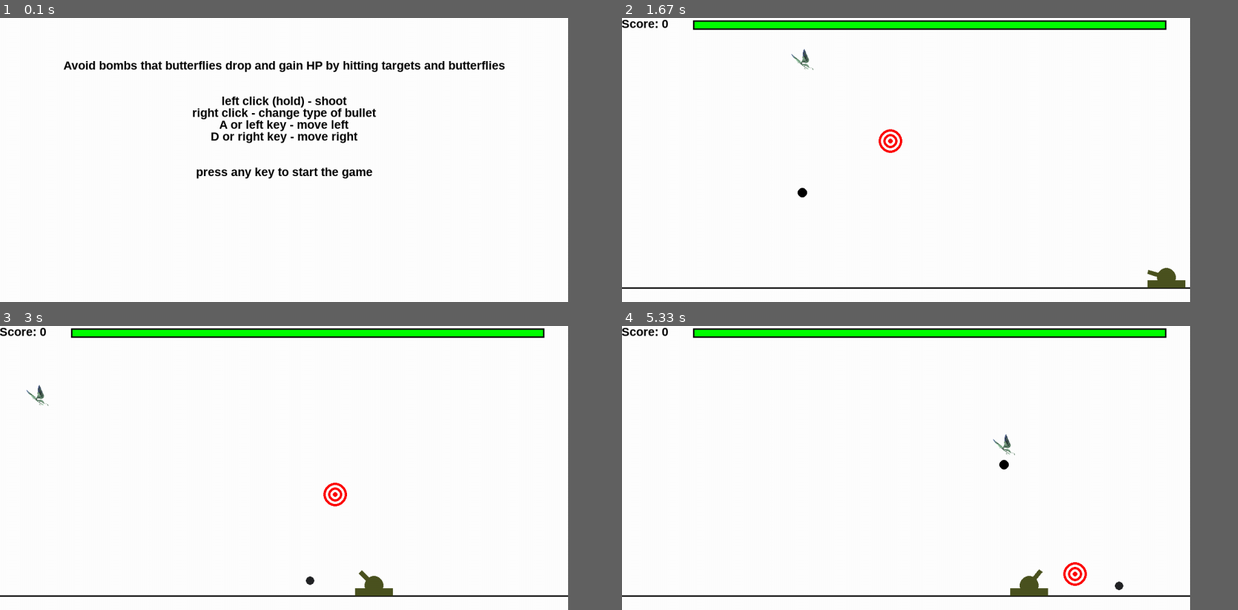
Above: before the commit, frames 1-4 (two rows, left to right).
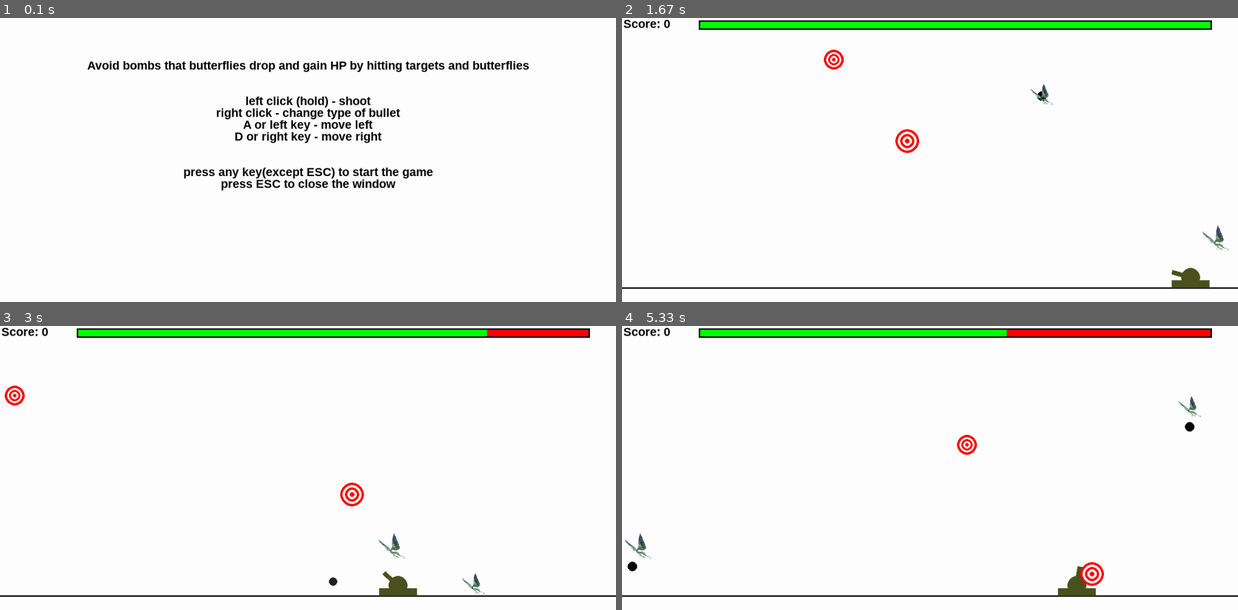
Above: after the commit, the same moments.

Repository: gnorayr/infa_2020_Gevorgyan
Game: pygame game, started from Lab 8 Cannon/Zibil.py
Same seed, same stepped clock (60 frames per second), same inputs: the game is played once before the commit and once after it.
Inputs (mouse positions are in pixels of both pictures, inside the frame that each line leads up to):
- Up to frame 1 (0.1 s): no input
- Up to frame 2 (1.67 s): hold Right 0.33-0.8 s; click (930, 177) at 0.88 s; hold Right 1.17-1.63 s; click (782, 162) at 1.25 s
- Up to frame 3 (3 s): hold Left 1.67-2.2 s; click (117, 425) at 1.75 s; hold Left 2.23-2.63 s; click (535, 567) at 2.32 s; hold Right from 2.67 s (still down); click (147, 362) at 2.75 s
- Up to frame 4 (5.33 s): release Right at 3.3 s; hold Left 3.33-3.8 s; click (782, 411) at 3.42 s; hold Right 3.83-4.3 s; click (936, 496) at 3.92 s; hold Right 4.33-4.8 s; click (911, 419) at 4.42 s; hold Left from 4.83 s (still down); click (1090, 513) at 4.92 s
In our replay, the window is 830x415 before the commit and 900x415 after it. These sizes can differ from the game's own. Grey fills any space a smaller window leaves; there, only what the larger window draws over its background counts as a difference.

The runs differ from the first frame. In frame 1, 5.1% of the frame differs, in the area x 10-86%, y 15-61%; in frame 2, 1.8%; in frame 3, 2.1%; in frame 4, 2.7%.

Commit message:
bugs fixed

Diff:
--- a/Lab 8 Cannon/Zibil.py
+++ b/Lab 8 Cannon/Zibil.py
@@ -9,7 +9,7 @@
 pygame.init()
 
 FPS = 60
-SCREEN_X, SCREEN_Y = 1200, 600
+SCREEN_X, SCREEN_Y = 1300, 600
 GROUND_Y = 19 * SCREEN_Y // 20
 
 screen = pygame.display.set_mode((SCREEN_X, SCREEN_Y))
@@ -21,10 +21,10 @@
         self.font = pygame.font.SysFont('arial', 25, True)
         self.score = 0
         self.cannon = Cannon(40, y=GROUND_Y)
-        self.targets = [Target()]
+        self.targets = [Target() for i in range(2)]
         self.bullets = []
         self.bombs = []
-        self.butterflies = [Butterfly()]
+        self.butterflies = [Butterfly() for i in range(2)]
 
     def score_count(self):
         text = self.font.render("Score: {}".format(self.score), True, BLACK)
@@ -37,7 +37,8 @@
         text_3 = self.font.render("right click - change type of bullet", True, BLACK)
         text_4 = self.font.render("A or left key - move left", True, BLACK)
         text_5 = self.font.render("D or right key - move right", True, BLACK)
-        text_6 = self.font.render("press any key to start the game", True, BLACK)
+        text_6 = self.font.render("press any key(except ESC) to start the game", True, BLACK)
+        text_7 = self.font.render("press ESC to close the window", True, BLACK)
 
         screen.blit(text_1, text_1.get_rect(center=(SCREEN_X // 2, SCREEN_Y // 4 - 50)))
         screen.blit(text_2, text_2.get_rect(center=(SCREEN_X // 2, SCREEN_Y // 4 + 25)))
@@ -45,6 +46,7 @@
         screen.blit(text_4, text_4.get_rect(center=(SCREEN_X // 2, SCREEN_Y // 4 + 75)))
         screen.blit(text_5, text_5.get_rect(center=(SCREEN_X // 2, SCREEN_Y // 4 + 100)))
         screen.blit(text_6, text_6.get_rect(center=(SCREEN_X // 2, SCREEN_Y // 4 + 175)))
+        screen.blit(text_7, text_7.get_rect(center=(SCREEN_X // 2, SCREEN_Y // 4 + 200)))
 
     def ground_draw(self):
         line(screen, BLACK, (0, GROUND_Y), (SCREEN_X, GROUND_Y), 3)
@@ -55,7 +57,7 @@
             self.butterflies.append(Butterfly())
 
     def add_target(self):
-        target_number = self.score // 10 + 1
+        target_number = self.score // 8 + 1
         if len(self.targets) < target_number:
             self.targets.append(Target())
 
@@ -74,7 +76,6 @@
                 self.cannon.draw()
                 self.cannon.health_draw()
                 self.score_count()
-                self.add_butterfly()
                 self.add_target()
 
                 if self.cannon.is_dead():
@@ -141,6 +142,8 @@
                     finished = True
                 elif event.type == pygame.KEYDOWN:
                     button_not_pressed = False
+                    if event.key == pygame.K_ESCAPE:
+                        finished = True
                 elif event.type == pygame.MOUSEBUTTONUP and event.button == 3:
                     bullet_type_1 = not bullet_type_1
                 elif event.type == pygame.MOUSEBUTTONUP and event.button == 1:
@@ -169,6 +172,9 @@
 
 class Cannon:
     def __init__(self, start_side, y, x=SCREEN_X / 2, color=ARMY, width=9):
+        """
+        r: size
+        """""
         self.color = color
         self.start_side = start_side
         self.side = start_side
